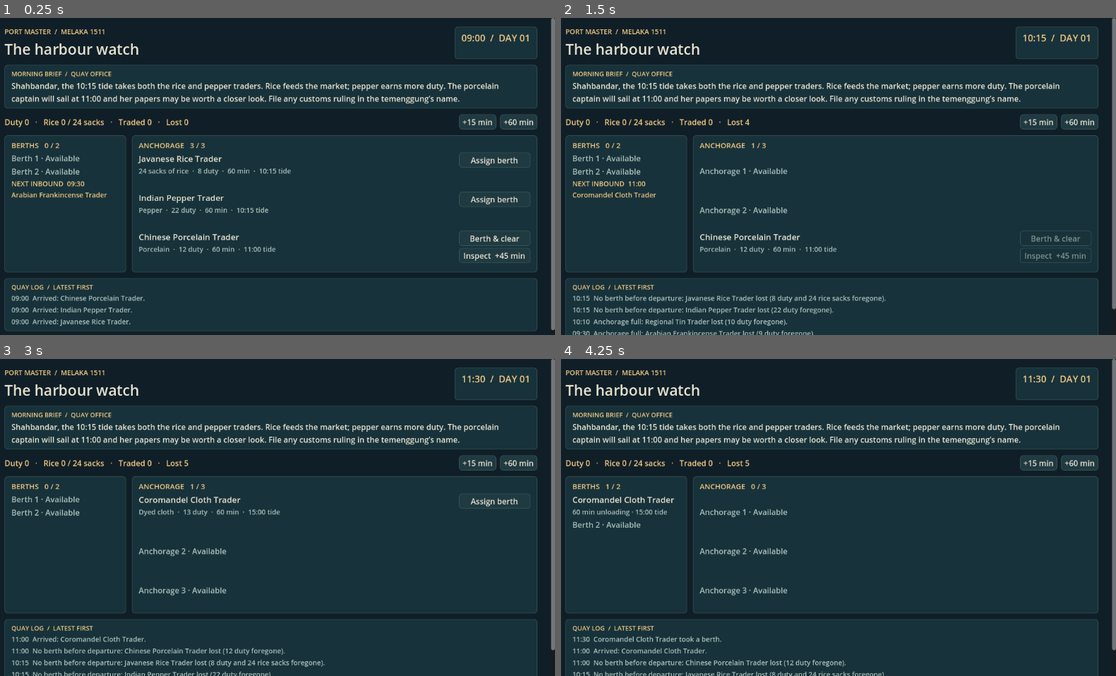
Above: before the commit, frames 1-4 (two rows, left to right).
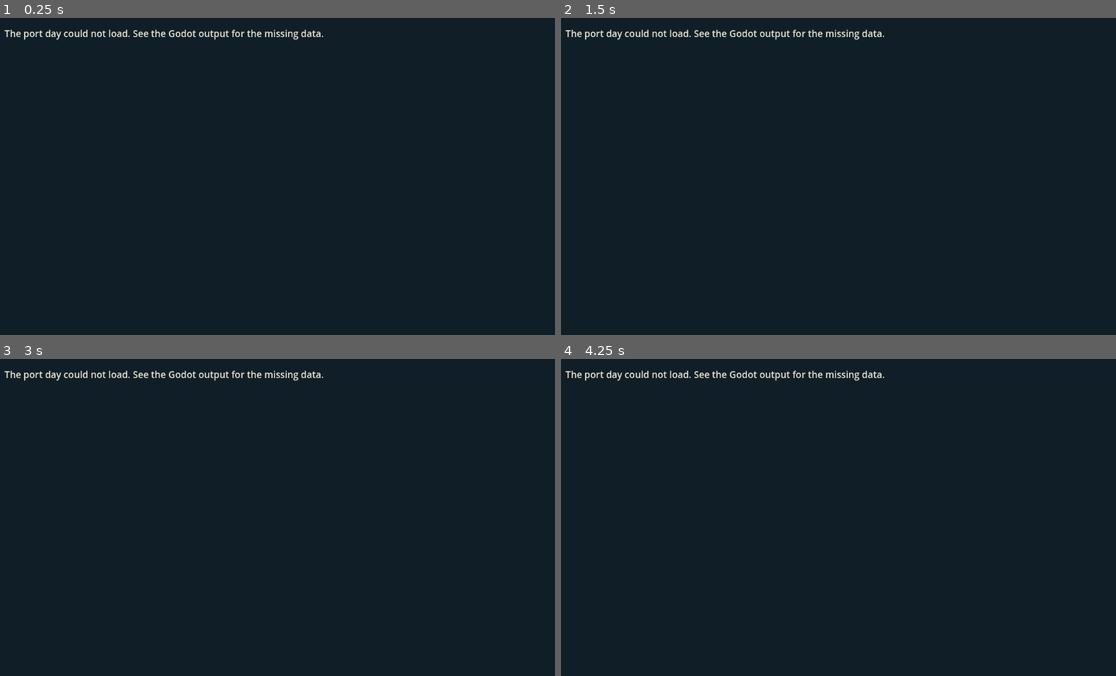
Above: after the commit, the same moments.

Repository: amylhk/port-master
Game: Godot game, scene res://scenes/harbour.tscn
The game is run twice, just before and just after one commit, with the same random seed, the same clock (stepped at 60 frames per second) and the same inputs.
Inputs (mouse positions are in pixels of both pictures, inside the frame that each line leads up to):
- Up to frame 1 (0.25 s): no input
- Up to frame 2 (1.5 s): click (1038, 122) at 0.5 s, where only the run before the commit has a clickable "+15 min"; click (1077, 122) at 1.25 s, where only the run before the commit has a clickable "+60 min"
- Up to frame 3 (3 s): click (477, 463) at 2 s, where only the run before the commit has a clickable "+15 min"; click (516, 463) at 2.75 s, where only the run before the commit has a clickable "+60 min"
- Up to frame 4 (4.25 s): click (1054, 501) at 3.5 s, where only the run before the commit has a clickable "Assign berth"

The runs differ from the first frame. In frame 1, 12% of the frame differs, in the area x 0-100%, y 0-99%; in frame 2, 10%; in frame 3, 10%; in frame 4, 9.4%.

Commit message:
Register authored cases and track supported holds
Co-Authored-By: Amy Lui <amyluihokwan@gmail.com>

Diff:
--- a/data/port_day.json
+++ b/data/port_day.json
@@ -7,8 +7,8 @@
     {"id":"rice", "name":"Javanese Rice Trader", "cargo":"24 sacks of rice", "arrival":540, "departure":615, "minutes":60, "duty":8, "rice":24},
     {"id":"pepper", "name":"Indian Pepper Trader", "cargo":"Pepper", "arrival":540, "departure":615, "minutes":60, "duty":22, "rice":0},
     {"id":"porcelain", "name":"Chinese Porcelain Trader", "cargo":"Porcelain", "arrival":540, "departure":660, "minutes":60, "duty":12, "rice":0, "inspection_case":"case_001"},
-    {"id":"resin", "name":"Arabian Frankincense Trader", "cargo":"Frankincense", "arrival":570, "departure":780, "minutes":60, "duty":9, "rice":0},
-    {"id":"tin", "name":"Regional Tin Trader", "cargo":"Tin", "arrival":610, "departure":840, "minutes":45, "duty":10, "rice":0},
-    {"id":"cloth", "name":"Coromandel Cloth Trader", "cargo":"Dyed cloth", "arrival":660, "departure":900, "minutes":60, "duty":13, "rice":0}
+    {"id":"resin", "name":"Arabian Frankincense Trader", "cargo":"Frankincense", "arrival":570, "departure":780, "minutes":60, "duty":9, "rice":0, "inspection_case":"case_004"},
+    {"id":"tin", "name":"Regional Tin Trader", "cargo":"Tin", "arrival":610, "departure":840, "minutes":45, "duty":10, "rice":0, "inspection_case":"case_003"},
+    {"id":"cloth", "name":"Coromandel Cloth Trader", "cargo":"Dyed cloth", "arrival":660, "departure":900, "minutes":60, "duty":13, "rice":0, "inspection_case":"case_002"}
   ]
 }
--- a/scripts/harbour.gd
+++ b/scripts/harbour.gd
@@ -207,6 +207,8 @@
     _label(report, "CLOSING LEDGER", 15, GOLD)
     _label(report, _score_line(), 22)
     _label(report, "Recovered inspection duty: %d" % day.recovered_duty, 18)
+    if day.held > 0:
+        _label(report, "Supported holds: %d" % day.held, 18)
     var shortfall := maxi(0, int(day.scenario["rice_target"]) - day.rice)
     _label(report, "Rice target met." if shortfall == 0 else "Market shortage: %d rice sacks." % shortfall, 17)
     if not day.ruling_note.is_empty():
--- a/scripts/port_day.gd
+++ b/scripts/port_day.gd
@@ -15,6 +15,7 @@
 var next_ship := 0
 var completed := 0
 var lost := 0
+var held := 0
 var duty := 0
 var rice := 0
 var recovered_duty := 0
@@ -64,6 +65,7 @@
     next_ship = 0
     completed = 0
     lost = 0
+    held = 0
     duty = 0
     rice = 0
     recovered_duty = 0
@@ -102,8 +104,13 @@
     var supported: bool = ruling_id == truth["ruling_id"] and reason_id == truth["reason_id"]
     if ruling_id == "hold":
         berths.erase(ship)
-        _lose(ship, "Cargo held")
-        ruling_note = truth["success"] if supported else truth["hold"]
+        if supported:
+            held += 1
+            _log("Cargo held: %s." % ship["name"])
+            ruling_note = truth["success"]
+        else:
+            _lose(ship, "Cargo held")
+            ruling_note = truth["hold"]
     elif ruling_id == "clear":
         ruling_note = truth["success"] if supported else truth["clear"]
     elif supported:
--- a/tests/stage_a.gd
+++ b/tests/stage_a.gd
@@ -66,6 +66,8 @@
     harbour._restart()
     harbour._advance(30)
     _expect(day.waiting.size() == 3 and day.lost == 1, "a full anchorage forfeits the next arrival")
+    _test_story_inspection(harbour)
+    _test_late_inspections(harbour)
     _test_scheduled_inspections(harbour)
     if failures == 0:
         print("Loaded manual: %d entries; case %s (%s): %d evidence pages" % [
@@ -73,6 +75,49 @@
         ])
         print("Stage A checks passed: capacity, deadlines, trade-offs, inspection registration and proof, and closing ledger.")
     quit(1 if failures else 0)
+
+
+func _test_story_inspection(harbour) -> void:
+    var day = harbour.day
+    harbour._restart()
+    harbour._berth("rice", false)
+    harbour._advance(30)
+    harbour._berth("resin", false)
+    _expect(day.ruling_note == "Frankincense cleared on the declaration alone.",
+        "skipping the story case names the selected cargo")
+
+    harbour._restart()
+    harbour._berth("rice", false)
+    harbour._advance(30)
+    harbour._berth("resin", true)
+    var story: Dictionary = day.inspection_for(day.pending_case)
+    _expect(story.get("id") == "case_004", "the Frankincense Trader opens the authored story case")
+    var previous_lost: int = day.lost
+    day.rule("hold", "pedir_messenger")
+    _expect(day.held == 1 and day.lost == previous_lost and day.berths.is_empty(),
+        "the story hold resolves the ship without losing the sale or blocking a berth")
+    harbour._advance(420)
+    _expect("Supported holds: 1" in _label_texts(harbour.content) and day.duty == 8 and day.recovered_duty == 0,
+        "the ledger records the supported hold separately and credits only the rice sale")
+
+
+func _test_late_inspections(harbour) -> void:
+    var day = harbour.day
+    harbour._restart()
+    harbour._berth("rice", false)
+    harbour._berth("pepper", false)
+    harbour._advance(120)
+    harbour._berth("tin", true)
+    _expect(day.inspection_for(day.pending_case).get("id") == "case_003" and day.minute_of_day == 690,
+        "the tin trader opens the Minor Fault case for 30 minutes")
+    day.rule("minor_fault", "wrong_dacing")
+    harbour._berth("cloth", true)
+    _expect(day.inspection_for(day.pending_case).get("id") == "case_002" and day.minute_of_day == 725,
+        "the cloth trader opens the Clean case for 35 minutes")
+    day.rule("clear", "piece_count")
+    harbour._advance(60)
+    _expect(day.completed == 4 and day.duty == 54 and day.recovered_duty == 1,
+        "the minor fault adds one duty and the correct clear releases cloth at declared duty")
 
 
 func _test_scheduled_inspections(harbour) -> void:
@@ -119,9 +164,7 @@
             _expect(day.minute_of_day == 597 and day.pending_case.get("id") == "second",
                 "second inspection uses its own duration for the deadline and clock")
             if not day.pending_case.is_empty():
-                var captions: Array[String] = []
-                for label in harbour.content.find_children("*", "Label", true, false):
-                    captions.append(label.text)
+                var captions := _label_texts(harbour.content)
                 _expect("Second inspection" in captions and "Second evidence" in captions,
                     "the dossier displays the second case's title and evidence")
                 harbour.ruling_index = 0
@@ -165,7 +208,8 @@
         if ruling == "clear":
             _expect(day.duty == 10 and day.recovered_duty == 0, "supported clear trades at declared duty")
         else:
-            _expect(day.completed == 0 and day.lost == 1 and day.duty == 0, "supported hold prevents trade")
+            _expect(day.completed == 0 and day.held == 1 and day.lost == 0 and day.duty == 0,
+                "supported hold prevents trade without loss")
 
 
 func _write_json(path: String, value: Dictionary) -> bool:
@@ -176,6 +220,13 @@
     return file.get_error() == OK
 
 
+func _label_texts(node: Node) -> Array[String]:
+    var captions: Array[String] = []
+    for label in node.find_children("*", "Label", true, false):
+        captions.append(label.text)
+    return captions
+
+
 func _expect(condition: bool, message: String) -> void:
     if not condition:
         failures += 1
Not shown, changed: docs/data-formats.md
